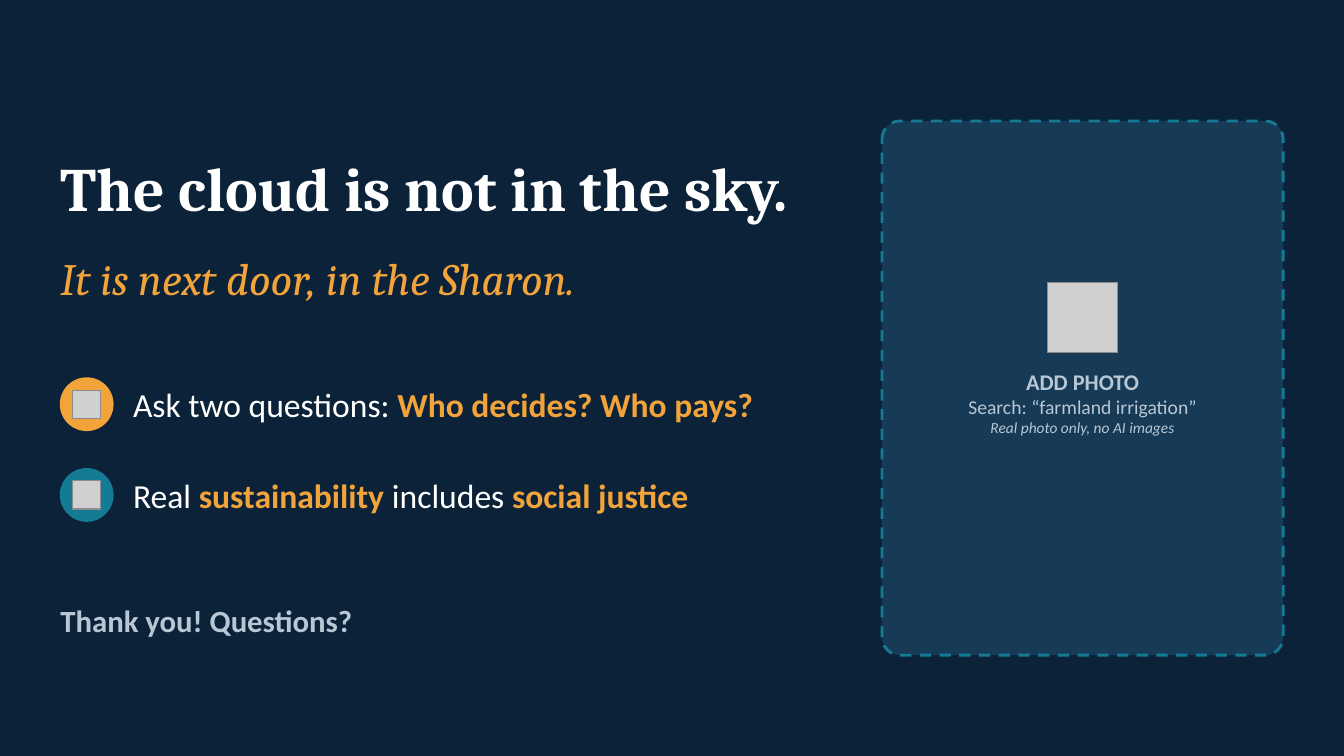
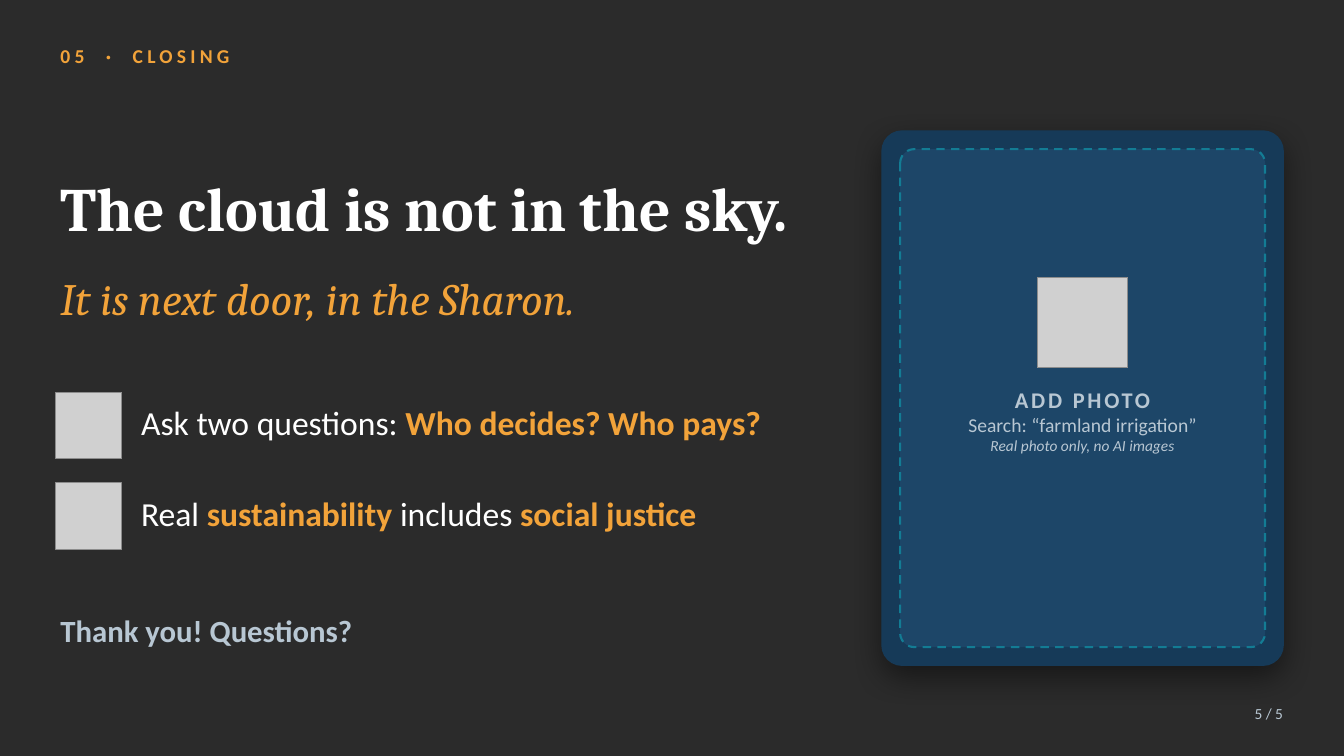
Before and after one commit to dekelelely/dekel12, a slide deck: slide 5 of ai-water-deck.pptx. Drawn at 1344x756 pixels with LibreOffice and Linux fonts; fonts in the diff are those of the drawing; grey boxes stand for pictures; background and template pictures are left out; a plain dark background stands for a picture behind light text. Boxes give left, top, right and bottom in pixels: in the first picture for what was removed or moved away, otherwise in the second. Text is boxed around its words. In the diff, an @@ line names an element or a change of style, - is before the commit and + after.

```diff
--- a/ai-water-deck.pptx
+++ b/ai-water-deck.pptx
@@ background #0B2239 to picture (left out) @@
@@ text added at [60, 50, 230, 63], 14 pt, text #F2A33A, bold @@
+05 · CLOSING
@@ rounded rectangle: place and size @@
-rounded rectangle at [882, 121, 1284, 655]
+rounded rectangle at [882, 131, 1284, 665]
@@ rounded rectangle at [882, 131, 1284, 665]: fill #173A57 to #163A58; outline #137C94 2 pt dashed to #163A58 1 pt; shadow on; proportions changed @@
@@ rounded rectangle added at [900, 149, 1265, 647], fill #1D4668, outline #137C94 1.5 pt dashed @@
@@ text "The cloud is not in ...": place and size @@
-text "The cloud is not in ..." at [60, 168, 788, 224]
+text "The cloud is not in ..." at [60, 188, 788, 245]
@@ text "It is next door, in ...": place and size @@
-text "It is next door, in ..." at [60, 264, 574, 301]
+text "It is next door, in ..." at [60, 284, 574, 321]
@@ picture: place and size @@
-picture at [1048, 282, 1118, 353]
+picture at [1037, 277, 1128, 368]
@@ ellipse removed at [60, 378, 113, 431] @@
@@ text "ADD PHOTO": place and size @@
-text "ADD PHOTO" at [968, 375, 1197, 436]
+text "ADD PHOTO" at [968, 418, 1197, 454]
@@ text "ADD PHOTO" at [968, 418, 1197, 454]: letter spacing 0 to 2 pt in "ADD PHOTO" @@
@@ picture added at [55, 392, 122, 459] @@
@@ picture removed at [73, 390, 101, 418] @@
@@ text "Ask two questions: Who decides? ...": place and size @@
-text "Ask two questions: Who decides? ..." at [133, 393, 753, 423]
+text "Ask two questions: Who decides? ..." at [141, 411, 761, 441]
@@ ellipse removed at [60, 469, 113, 521] @@
@@ picture added at [55, 483, 122, 549] @@
@@ picture removed at [73, 481, 101, 509] @@
@@ text "Real sustainability includes social justice": place and size @@
-text "Real sustainability includes social justice" at [133, 484, 688, 514]
+text "Real sustainability includes social justice" at [141, 502, 696, 532]
@@ text "Thank you! Questions?": place and size @@
-text "Thank you! Questions?" at [60, 610, 353, 637]
+text "Thank you! Questions?" at [60, 620, 353, 647]
@@ text added at [1255, 709, 1283, 719], 11 pt, text #B8C7D3 @@
+5 / 5
```
Also in this commit, not shown: 4 other slides changed.
